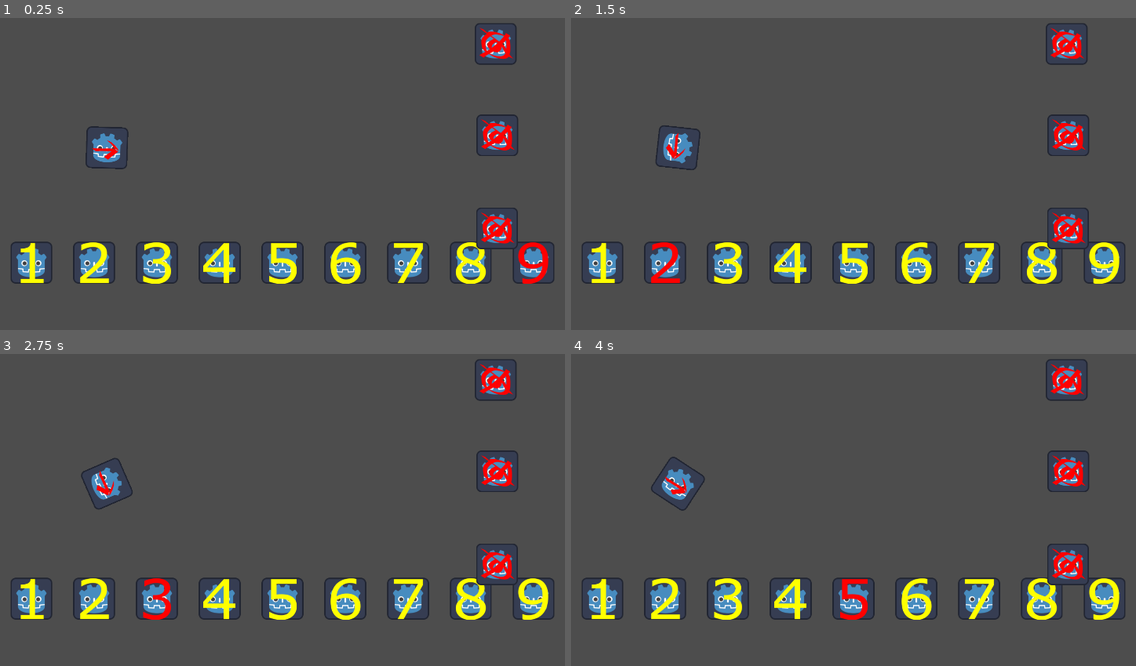
Above: before the commit, frames 1-4 (two rows, left to right).
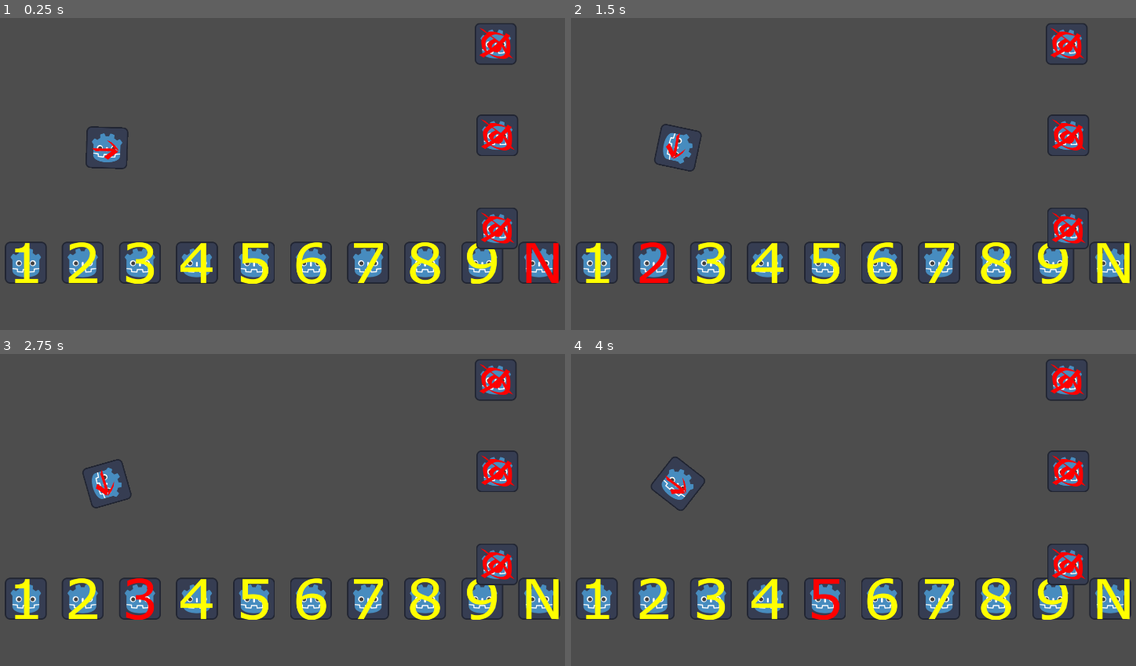
Above: after the commit, the same moments.

Repository: matouseek/game-jam-25
Game: Godot game, scene res://scenes/minigames/2shooting_balls.tscn
Two runs of this game, one before a commit and one after it. Both use one fixed random seed, a clock stepped at 60 frames per second and the inputs below. The project has no main scene, so this scene is started directly. The engine's default icon, where the game draws it, is replaced by a stand-in: a white triangle on a blue panel in a dark square. Sound files missing from this copy of the repository are replaced by a short silence.
Inputs (mouse positions are in pixels of both pictures, inside the frame that each line leads up to; where the layout moved, square brackets give the same spot in the first picture):
- Up to frame 1 (0.25 s): no input
- Up to frame 2 (1.5 s): click (599, 261) [604, 261] at 0.5 s; click (655, 261) [667, 261] at 1.25 s
- Up to frame 3 (2.75 s): click (141, 597) [158, 597] at 2 s
- Up to frame 4 (4 s): click (768, 597) [791, 597] at 2.75 s; click (825, 597) [853, 597] at 3.5 s

The runs differ from the first frame. In frame 1, 8.7% of the frame differs, in the area x 0-100%, y 71-86%; in frame 2, 9.0%; in frame 3, 9.0%, in the area x 0-100%, y 33-86%; in frame 4, 9.0%.

Commit message:
Add wayback layout changing

Diff:
--- a/scripts/2_shooting_balls.gd
+++ b/scripts/2_shooting_balls.gd
@@ -2,19 +2,29 @@
 
 var bullet_scene = preload("res://scenes/minigames/shooting_balls/bullet.tscn")
 
-@onready var hud = $Hud
+@onready var hud = $Hud as Hud
 @onready var cannon = $Cannon
 @onready var targets = $Targets
 @onready var target_count = targets.get_child_count()
 
-@onready var current_layout_arr = hud.layouts.get(hud.current_layout)
-@onready var selected_ammo : int =  current_layout_arr[len(current_layout_arr)-1]
+var selected_ammo : int
 
 # Called when the node enters the scene tree for the first time.
 func _ready():
 	hud.digit_pressed.connect(hud_button_press)
+	setup_layout()
 	connect_to_targets()
 	mark_selected_ammo_button(selected_ammo)
+
+# setup layout based on travelling direction
+func setup_layout():
+	if GM.travelling_back:
+		hud.current_layout = hud.Layout.ZERO
+	else:
+		hud.current_layout = hud.Layout.NOT_SOLVABLE
+	var layout_arr = hud.layouts.get(hud.current_layout)
+	selected_ammo = layout_arr[len(layout_arr)-1]
+	hud.setup(layout_arr) # refresh Hud to take changes into account
 
 # Called every frame. 'delta' is the elapsed time since the previous frame.
 func _process(delta):
@@ -30,6 +40,7 @@
 
 
 func hud_button_press(new_digit : int):
+	print("button pressed")
 	mark_selected_ammo_button(new_digit)
 	selected_ammo = new_digit # select new ammo
 
--- a/scripts/hud.gd
+++ b/scripts/hud.gd
@@ -1,4 +1,6 @@
 extends Control
+
+class_name Hud
 
 const PATH_TO_BUTT_ICONS : String = "res://assets/button_icons/"
 
Not shown, changed: Notes/todo.md
